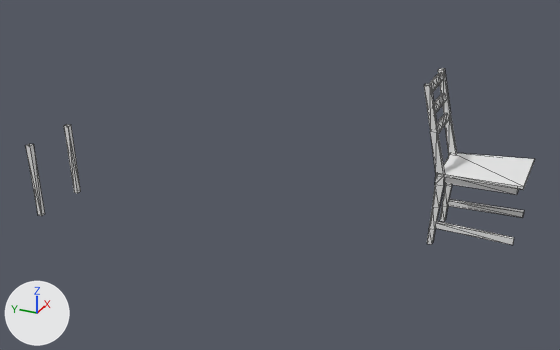
The Blender file Haunted Castle/Datensatz/woodchair1/woodchair1.blend: old version first, new version second.
Rendered twice from a 50 mm camera at (-29.37, 11.03, 13.95) aimed at (-7.23, 20.99, 2.88). Lighting does not change. The marker at lower left points along +X, +Y and +Z. Mesh edges are drawn as thin lines.

The scene before the commit, as lines of its bpy script (objects in view):
```python
me_leglow1_group_leglow1_pasted__polysurface74_leglow1_polysurface = bpy.data.meshes.new('leglow1:group leglow1:pasted__polySurface74 leglow1:polySurface')
me_leglow1_group_leglow1_pasted__polysurface74_leglow1_polysurface.from_pydata(...)  # 16 vertices, 16 faces; spans x -2.94..-0.67, y -3.14..-2.86, z 0.92..3.65
me_leglow1_group_leglow1_pasted__polysurface74_leglow1_polysurface.materials.append(mat_blinn13sg)  # its picture is missing
me_polysurface105 = bpy.data.meshes.new('polySurface105')
me_polysurface105.from_pydata(...)  # 148 vertices, 230 faces; spans x -2.96..-0.59, y -3.07..0.33, z 0.93..6.48
me_polysurface105.materials.append(mat_blinn13sg)  # its picture is missing
ob_leglow1_group_leglow1_pasted__polysurface74_leglow1_polysurface = bpy.data.objects.new('leglow1:group leglow1:pasted__polySurface74 leglow1:polySurface', me_leglow1_group_leglow1_pasted__polysurface74_leglow1_polysurface)
ob_leglow1_group_leglow1_pasted__polysurface74_leglow1_polysurface.parent = ob_polysurface105
ob_leglow1_group_leglow1_pasted__polysurface74_leglow1_polysurface.location = (-3.601, 16.14, 0.0)
ob_polysurface105 = bpy.data.objects.new('polySurface105', me_polysurface105)
ob_polysurface105.location = (-3.6, 16.14, 0.0)
```
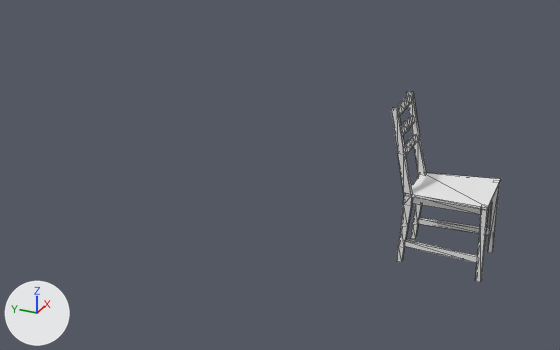
What differs and where, as boxes (x1, y1, x2, y2) in the pictures (560 x 350 px):
'polySurface105', moved
    before: (424, 68, 534, 245)
    after: (391, 91, 501, 263)
'leglow1:group leglow1:pasted__polySurface74 leglow1:polySurface', moved
    before: (25, 124, 81, 216)
    after: (475, 184, 500, 282)

Patch to the scene script:
```diff
--- a/Haunted Castle/Datensatz/woodchair1/woodchair1.blend.py
+++ b/Haunted Castle/Datensatz/woodchair1/woodchair1.blend.py
@@ me_polysurface105 @@
 me_polysurface105.from_pydata(...)  # 148 vertices, 230 faces; spans x -2.96..-0.59, y -3.07..0.33, z 0.93..6.48
 # used by ob_polysurface105; location = (-3.6, 16.14, 0.0)
+# me_polysurface105 part 1: the whole mesh is moved by (-3.6, 17.14, -0.93)
 me_polysurface105.materials.append(mat_blinn13sg)
@@ me_leglow1_group_leglow1_pasted__polysurface74_leglow1_polysurface @@
 me_leglow1_group_leglow1_pasted__polysurface74_leglow1_polysurface.from_pydata(...)  # 16 vertices, 16 faces; spans x -2.94..-0.67, y -3.14..-2.86, z 0.92..3.65
 # used by ob_leglow1_group_leglow1_pasted__polysurface74_leglow1_polysurface; parent = ob_polysurface105; location = (-3.601, 16.14, 0.0)
+# me_leglow1_group_leglow1_pasted__polysurface74_leglow1_polysurface part 2: the whole mesh is moved by (-3.6, 17.14, -0.93)
 me_leglow1_group_leglow1_pasted__polysurface74_leglow1_polysurface.materials.append(mat_blinn13sg)
@@ ob_polysurface105 @@
 ob_polysurface105 = bpy.data.objects.new('polySurface105', me_polysurface105)
-ob_polysurface105.location = (-3.6, 16.14, 0.0)
+ob_polysurface105.location = (0.0, 0.0, 0.0)
@@ ob_leglow1_group_leglow1_pasted__polysurface74_leglow1_polysurface @@
 ob_leglow1_group_leglow1_pasted__polysurface74_leglow1_polysurface.parent = ob_polysurface105
-ob_leglow1_group_leglow1_pasted__polysurface74_leglow1_polysurface.location = (-3.601, 16.14, 0.0)
+ob_leglow1_group_leglow1_pasted__polysurface74_leglow1_polysurface.location = (0.0, 0.0, 0.0)
```
